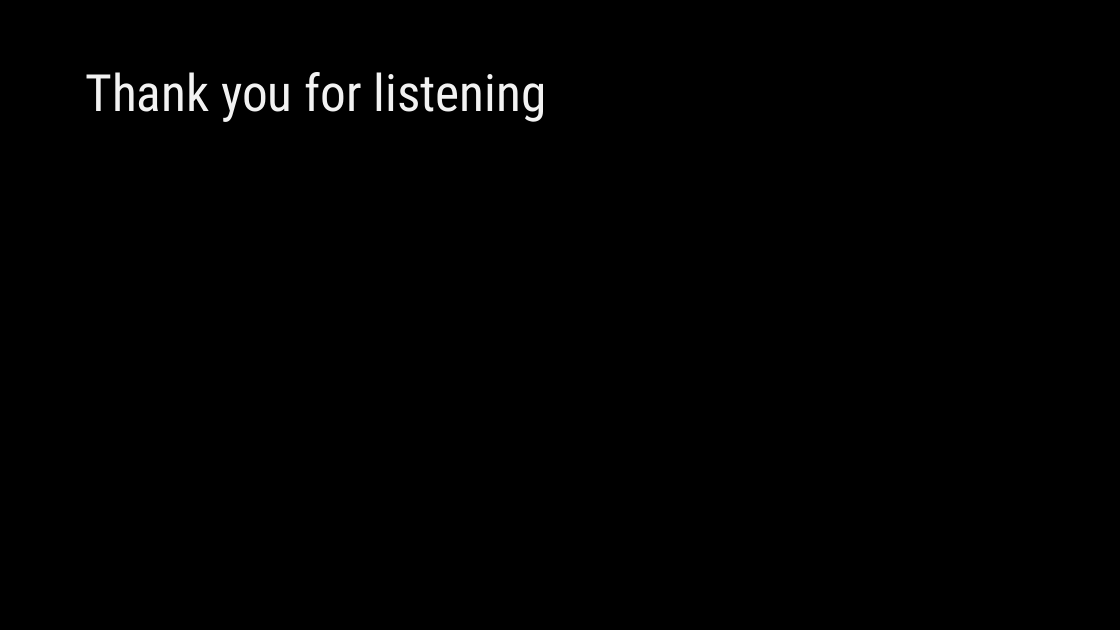
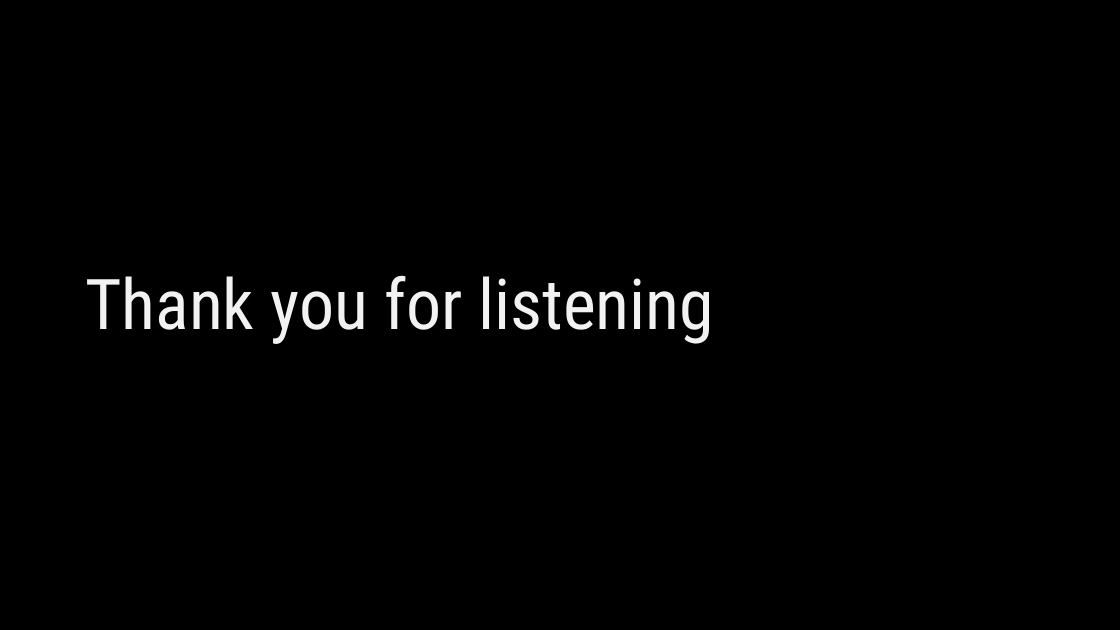
Before and after one commit to singsang2/Mod-2-Kings-County-Housing-Price-Model, a slide deck: slide 13 of Mod2ProjectPresentation.pptx. Drawn at 1120x630 pixels with LibreOffice and Linux fonts; fonts in the diff are those of the drawing. Boxes give left, top, right and bottom in pixels: in the first picture for what was removed or moved away, otherwise in the second. Text is boxed around its words. In the diff, an @@ line names an element or a change of style, - is before the commit and + after.

```diff
--- a/Mod2ProjectPresentation.pptx
+++ b/Mod2ProjectPresentation.pptx
@@ title "Thank you for listening": place and size @@
-title "Thank you for listening" at <box>85,72,547,122</box>
+title "Thank you for listening" at <box>85,275,715,344</box>
@@ title "Thank you for listening" at <box>85,275,715,344</box>: size 44 to 60 pt @@
```
Also in this commit, not shown: 2 other slides changed, 14 slides added, 15 slides removed, 5 other files.
